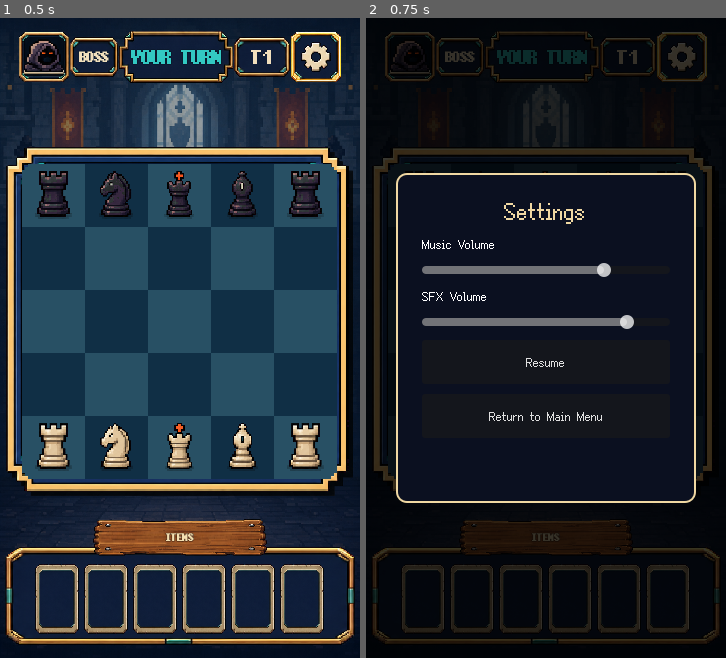
Above: before the commit, frames 1-2 (left to right).
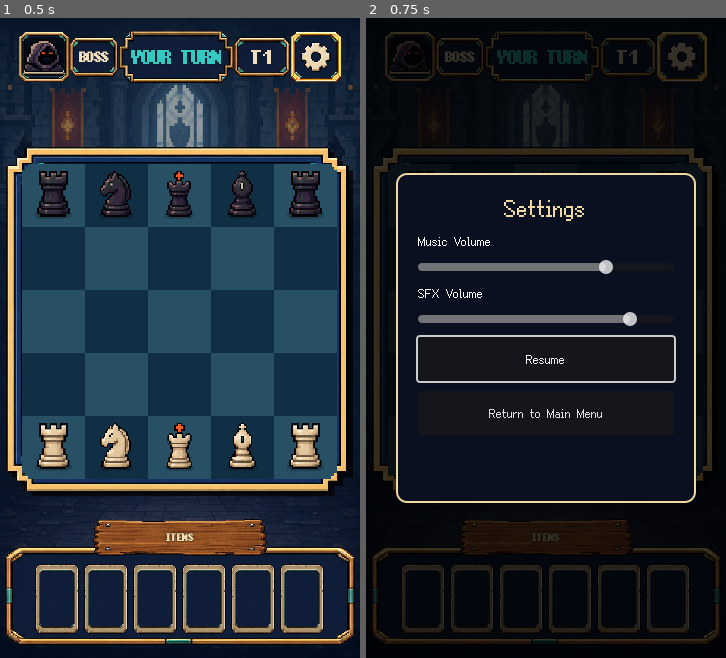
Above: after the commit, the same moments.

Repository: CapJunkrat/pixelking
Game: Godot game, scene res://scenes/battle/BattleScene.tscn
The game is run twice, just before and just after one commit, with the same random seed, the same clock (stepped at 60 frames per second) and the same inputs. This scene is started directly instead of the project's main scene. Sound files missing from this copy of the repository are replaced by a short silence.
Inputs (mouse positions are in pixels of both pictures, inside the frame that each line leads up to):
- Up to frame 1 (0.5 s): no input
- Up to frame 2 (0.75 s): click (682, 56) at 0.5 s

Frame 1 is identical in both runs. In frame 2, 2.3% of the frame differs, in the area x 13-87%, y 28-63%.

Commit message:
refactor(battle): extract settings panel component

Diff:
--- a/scenes/battle/BattleScene.tscn
+++ b/scenes/battle/BattleScene.tscn
@@ -1,9 +1,10 @@
-[gd_scene load_steps=5 format=3]
+[gd_scene load_steps=6 format=3]
 
 [ext_resource type="Script" path="res://scripts/battle/BattleController.gd" id="1_script"]
 [ext_resource type="Theme" path="res://assets/ui/themes/pixel_king_theme.tres" id="2_theme"]
 [ext_resource type="Texture2D" path="res://assets/ui/battle/modern/battle_background.png" id="3_background"]
 [ext_resource type="Script" path="res://scripts/battle/BattleFlowController.gd" id="4_flow"]
+[ext_resource type="PackedScene" path="res://scenes/battle/BattleSettingsPanel.tscn" id="5_settings"]
 
 [node name="BattleScene" type="Control"]
 layout_mode = 3
@@ -70,6 +71,8 @@
 layout_mode = 2
 columns = 5
 
+[node name="SettingsOverlay" parent="." instance=ExtResource("5_settings")]
+
 [node name="BattleFlow" type="Node" parent="."]
 script = ExtResource("4_flow")
 
--- /dev/null
+++ b/scenes/battle/BattleSettingsPanel.tscn
@@ -0,0 +1,90 @@
+[gd_scene load_steps=3 format=3]
+
+[ext_resource type="Script" path="res://scripts/battle/BattleSettingsPanel.gd" id="1_script"]
+
+[sub_resource type="StyleBoxFlat" id="StylePanel"]
+bg_color = Color(0.043, 0.063, 0.125, 1)
+border_width_left = 2
+border_width_top = 2
+border_width_right = 2
+border_width_bottom = 2
+border_color = Color(0.94, 0.85, 0.64, 1)
+corner_radius_top_left = 10
+corner_radius_top_right = 10
+corner_radius_bottom_right = 10
+corner_radius_bottom_left = 10
+
+[node name="SettingsOverlay" type="ColorRect"]
+visible = false
+layout_mode = 1
+anchors_preset = 15
+anchor_right = 1.0
+anchor_bottom = 1.0
+grow_horizontal = 2
+grow_vertical = 2
+mouse_filter = 0
+color = Color(0, 0, 0, 0.78)
+script = ExtResource("1_script")
+
+[node name="Center" type="CenterContainer" parent="."]
+layout_mode = 1
+anchors_preset = 15
+anchor_right = 1.0
+anchor_bottom = 1.0
+grow_horizontal = 2
+grow_vertical = 2
+
+[node name="Panel" type="PanelContainer" parent="Center"]
+custom_minimum_size = Vector2(300, 330)
+layout_mode = 2
+theme_override_styles/panel = SubResource("StylePanel")
+
+[node name="Margin" type="MarginContainer" parent="Center/Panel"]
+layout_mode = 2
+theme_override_constants/margin_left = 20
+theme_override_constants/margin_top = 18
+theme_override_constants/margin_right = 20
+theme_override_constants/margin_bottom = 18
+
+[node name="Content" type="VBoxContainer" parent="Center/Panel/Margin"]
+layout_mode = 2
+theme_override_constants/separation = 10
+
+[node name="Title" type="Label" parent="Center/Panel/Margin/Content"]
+layout_mode = 2
+theme_override_colors/font_color = Color(0.94, 0.85, 0.64, 1)
+theme_override_font_sizes/font_size = 22
+text = "Settings"
+horizontal_alignment = 1
+
+[node name="MusicLabel" type="Label" parent="Center/Panel/Margin/Content"]
+layout_mode = 2
+text = "Music Volume"
+
+[node name="MusicVolume" type="HSlider" parent="Center/Panel/Margin/Content"]
+layout_mode = 2
+max_value = 1.0
+step = 0.05
+value = 0.7
+
+[node name="SfxLabel" type="Label" parent="Center/Panel/Margin/Content"]
+layout_mode = 2
+text = "SFX Volume"
+
+[node name="SFXVolume" type="HSlider" parent="Center/Panel/Margin/Content"]
+layout_mode = 2
+max_value = 1.0
+step = 0.05
+value = 0.8
+
+[node name="ResumeButton" type="Button" parent="Center/Panel/Margin/Content"]
+custom_minimum_size = Vector2(0, 44)
+layout_mode = 2
+text = "Resume"
+
+[node name="MainMenuButton" type="Button" parent="Center/Panel/Margin/Content"]
+custom_minimum_size = Vector2(0, 44)
+layout_mode = 2
+text = "Return to Main Menu"
+
+[node name="LeaveConfirmation" type="ConfirmationDialog" parent="."]
--- a/scripts/battle/BattleController.gd
+++ b/scripts/battle/BattleController.gd
@@ -11,8 +11,7 @@
 @onready var layout: VBoxContainer = $Margin/Layout
 @onready var board_frame: Control = $Margin/Layout/BoardFrame
 @onready var board_grid: GridContainer = $Margin/Layout/BoardFrame/BoardCenter/BoardGrid
-@onready var settings_manager: AppSettingsManager = get_node("/root/SettingsManager") as AppSettingsManager
-@onready var audio_manager: AppAudioManager = get_node("/root/AudioManager") as AppAudioManager
+@onready var settings_overlay: BattleSettingsPanel = $SettingsOverlay as BattleSettingsPanel
 
 var selected_square := Vector2i(-1, -1)
 var legal_targets: Array[Vector2i] = []
@@ -21,8 +20,6 @@
 var turn_label: Label
 var round_label: Label
 var enemy_portrait: TextureRect
-var settings_overlay: ColorRect
-var leave_confirmation: ConfirmationDialog
 var battle_font: Font
 
 func _ready() -> void:
@@ -34,7 +31,6 @@
 	_build_top_bar()
 	_build_background_vista()
 	_build_challenger_bar()
-	_build_settings()
 	board_frame.custom_minimum_size = Vector2(351, 351)
 	board_frame.size_flags_horizontal = Control.SIZE_SHRINK_CENTER
 	board_frame.size_flags_vertical = Control.SIZE_SHRINK_CENTER
@@ -45,8 +41,8 @@
 	_refresh_challenger_slots()
 
 func _unhandled_input(event: InputEvent) -> void:
-	if event.is_action_pressed("ui_cancel") and settings_overlay.visible:
-		settings_overlay.hide()
+	if event.is_action_pressed("ui_cancel") and settings_overlay.is_open():
+		settings_overlay.close()
 		get_viewport().set_input_as_handled()
 
 func _exit_tree() -> void:
@@ -181,7 +177,7 @@
 	gear.add_theme_stylebox_override("normal", gear_style)
 	gear.add_theme_stylebox_override("hover", gear_style)
 	gear.add_theme_stylebox_override("pressed", gear_style)
-	gear.pressed.connect(func() -> void: settings_overlay.show())
+	gear.pressed.connect(settings_overlay.open)
 	var gear_icon := TextureRect.new()
 	gear_icon.name = "GearIcon"
 	gear_icon.anchor_left = 0.5
@@ -269,70 +265,6 @@
 	title_panel.add_child(heading)
 	layout.add_child(root_panel)
 	layout.move_child(root_panel, push_down.get_index() + 1)
-func _build_settings() -> void:
-	settings_overlay = ColorRect.new()
-	settings_overlay.name = "SettingsOverlay"
-	settings_overlay.set_anchors_and_offsets_preset(Control.PRESET_FULL_RECT)
-	settings_overlay.color = Color(0, 0, 0, 0.78)
-	settings_overlay.mouse_filter = Control.MOUSE_FILTER_STOP
-	settings_overlay.hide()
-	add_child(settings_overlay)
-	var center := CenterContainer.new()
-	center.set_anchors_and_offsets_preset(Control.PRESET_FULL_RECT)
-	settings_overlay.add_child(center)
-	var panel := PanelContainer.new()
-	panel.custom_minimum_size = Vector2(300, 330)
-	panel.add_theme_stylebox_override("panel", _style(Color("#0b1020"), GOLD, 2, 10))
-	center.add_child(panel)
-	var margin := MarginContainer.new()
-	margin.add_theme_constant_override("margin_left", 20)
-	margin.add_theme_constant_override("margin_right", 20)
-	margin.add_theme_constant_override("margin_top", 18)
-	margin.add_theme_constant_override("margin_bottom", 18)
-	panel.add_child(margin)
-	var content := VBoxContainer.new()
-	content.add_theme_constant_override("separation", 10)
-	margin.add_child(content)
-	var heading := Label.new()
-	heading.text = Localization.text("SETTINGS_TITLE")
-	heading.horizontal_alignment = HORIZONTAL_ALIGNMENT_CENTER
-	heading.add_theme_color_override("font_color", GOLD)
-	heading.add_theme_font_size_override("font_size", 22)
-	content.add_child(heading)
-	_add_volume(content, Localization.text("SETTINGS_MUSIC"), &"Music")
-	_add_volume(content, Localization.text("SETTINGS_SOUND"), &"SFX")
-	_add_settings_button(content, Localization.text("BATTLE_SETTINGS_RESUME"), func() -> void: settings_overlay.hide())
-	_add_settings_button(content, Localization.text("BATTLE_SETTINGS_MAIN_MENU"), _request_main_menu)
-	leave_confirmation = ConfirmationDialog.new()
-	leave_confirmation.title = Localization.text("BATTLE_SETTINGS_MAIN_MENU")
-	leave_confirmation.dialog_text = Localization.text("BATTLE_SETTINGS_CONFIRM")
-	leave_confirmation.confirmed.connect(_return_to_menu)
-	add_child(leave_confirmation)
-
-func _add_volume(parent: VBoxContainer, text: String, bus_name: StringName) -> void:
-	var label := Label.new()
-	label.text = text
-	parent.add_child(label)
-	var slider := HSlider.new()
-	slider.name = "%sVolume" % bus_name
-	slider.min_value = 0.0
-	slider.max_value = 1.0
-	slider.step = 0.05
-	slider.value = audio_manager.music_volume() if bus_name == &"Music" else audio_manager.sfx_volume()
-	slider.value_changed.connect(_on_volume_changed.bind(bus_name))
-	if bus_name == &"Music":
-		settings_manager.music_volume_changed.connect(_sync_volume_slider.bind(slider))
-	else:
-		settings_manager.sfx_volume_changed.connect(_sync_volume_slider.bind(slider))
-	parent.add_child(slider)
-
-func _add_settings_button(parent: VBoxContainer, text: String, callback: Callable) -> void:
-	var button := Button.new()
-	button.custom_minimum_size = Vector2(0, 44)
-	button.text = text
-	button.pressed.connect(callback)
-	parent.add_child(button)
-
 func _build_board() -> void:
 	board_grid.custom_minimum_size = Vector2(315, 315)
 	board_grid.add_theme_constant_override("h_separation", 0)
@@ -554,8 +486,6 @@
 	style.shadow_offset = Vector2(0, 2)
 	style.anti_aliasing = false
 	return style
-func _request_main_menu() -> void:
-	leave_confirmation.popup_centered()
 func _texture_style(path: String, margin: float) -> StyleBoxTexture:
 	return _frame_style(path, margin, 0)
 
@@ -572,18 +502,5 @@
 	style.content_margin_bottom = content_margin
 	style.draw_center = true
 	return style
-func _on_volume_changed(value: float, bus_name: StringName) -> void:
-	if bus_name == &"Music":
-		audio_manager.set_music_volume(value)
-	else:
-		audio_manager.set_sfx_volume(value)
-
-func _sync_volume_slider(value: float, slider: HSlider) -> void:
-	if is_instance_valid(slider):
-		slider.set_value_no_signal(value)
-
 func _on_skin_changed(_skin_id: StringName) -> void:
 	_refresh_board()
-
-func _return_to_menu() -> void:
-	get_tree().change_scene_to_file("res://scenes/ui/MainMenu.tscn")
--- /dev/null
+++ b/scripts/battle/BattleSettingsPanel.gd
@@ -0,0 +1,67 @@
+class_name BattleSettingsPanel
+extends ColorRect
+
+@onready var music_slider: HSlider = $Center/Panel/Margin/Content/MusicVolume
+@onready var sfx_slider: HSlider = $Center/Panel/Margin/Content/SFXVolume
+@onready var leave_confirmation: ConfirmationDialog = $LeaveConfirmation
+@onready var settings_manager: AppSettingsManager = get_node("/root/SettingsManager") as AppSettingsManager
+@onready var audio_manager: AppAudioManager = get_node("/root/AudioManager") as AppAudioManager
+
+func _ready() -> void:
+	$Center/Panel/Margin/Content/ResumeButton.pressed.connect(close)
+	$Center/Panel/Margin/Content/MainMenuButton.pressed.connect(_request_main_menu)
+	leave_confirmation.confirmed.connect(_return_to_menu)
+	music_slider.value_changed.connect(_on_music_changed)
+	sfx_slider.value_changed.connect(_on_sfx_changed)
+	settings_manager.music_volume_changed.connect(_sync_music)
+	settings_manager.sfx_volume_changed.connect(_sync_sfx)
+	music_slider.set_value_no_signal(audio_manager.music_volume())
+	sfx_slider.set_value_no_signal(audio_manager.sfx_volume())
+	_apply_locale()
+	hide()
+
+func _unhandled_input(event: InputEvent) -> void:
+	if visible and event.is_action_pressed("ui_cancel"):
+		close()
+		get_viewport().set_input_as_handled()
+
+func open() -> void:
+	show()
+	$Center/Panel/Margin/Content/ResumeButton.grab_focus()
+
+func close() -> void:
+	hide()
+
+func is_open() -> bool:
+	return visible
+
+func _on_music_changed(value: float) -> void:
+	audio_manager.set_music_volume(value)
+
+func _on_sfx_changed(value: float) -> void:
+	audio_manager.set_sfx_volume(value)
+
+func _sync_music(value: float) -> void:
+	music_slider.set_value_no_signal(value)
+
+func _sync_sfx(value: float) -> void:
+	sfx_slider.set_value_no_signal(value)
+
+func _request_main_menu() -> void:
+	leave_confirmation.popup_centered()
+
+func _return_to_menu() -> void:
+	get_tree().change_scene_to_file("res://scenes/ui/MainMenu.tscn")
+
+func _apply_locale() -> void:
+	$Center/Panel/Margin/Content/Title.text = _text("SETTINGS_TITLE")
+	$Center/Panel/Margin/Content/MusicLabel.text = _text("SETTINGS_MUSIC")
+	$Center/Panel/Margin/Content/SfxLabel.text = _text("SETTINGS_SOUND")
+	$Center/Panel/Margin/Content/ResumeButton.text = _text("BATTLE_SETTINGS_RESUME")
+	$Center/Panel/Margin/Content/MainMenuButton.text = _text("BATTLE_SETTINGS_MAIN_MENU")
+	leave_confirmation.title = _text("BATTLE_SETTINGS_MAIN_MENU")
+	leave_confirmation.dialog_text = _text("BATTLE_SETTINGS_CONFIRM")
+
+func _text(key: String) -> String:
+	var localization: Node = get_node_or_null("/root/Localization")
+	return str(localization.call("text", key)) if localization != null else key
--- a/scripts/tests/test_battle_scene.gd
+++ b/scripts/tests/test_battle_scene.gd
@@ -28,6 +28,7 @@
 				pawn_count += 1
 	_expect(pawn_count == 0, "the temporary battle setup contains no pawns")
 	_expect(battle.get_node("Margin/Layout/TopBar/SettingsButton") != null, "top bar owns the settings button")
+	_expect(battle.get_node("SettingsOverlay") is BattleSettingsPanel, "battle settings are extracted into a static scene component")
 	_expect(not battle.get_node("Margin/Layout/BackButton").visible, "persistent bottom return button is removed")
 	_expect(battle.challenger_slots.size() == 6, "persistent and consumable objects share six challenger slots")
 
Not shown, added: scripts/battle/BattleSettingsPanel.gd.uid
